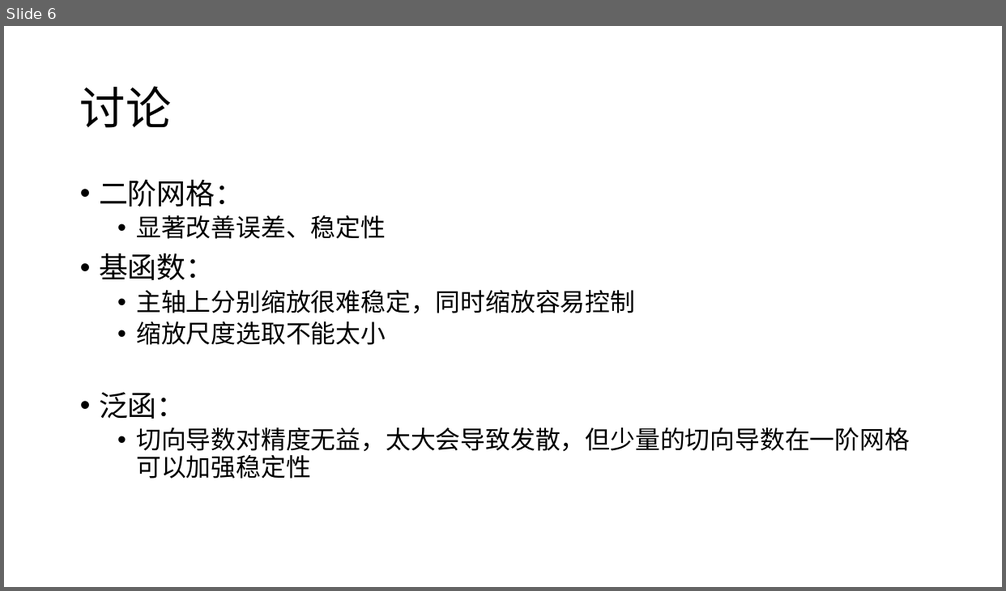
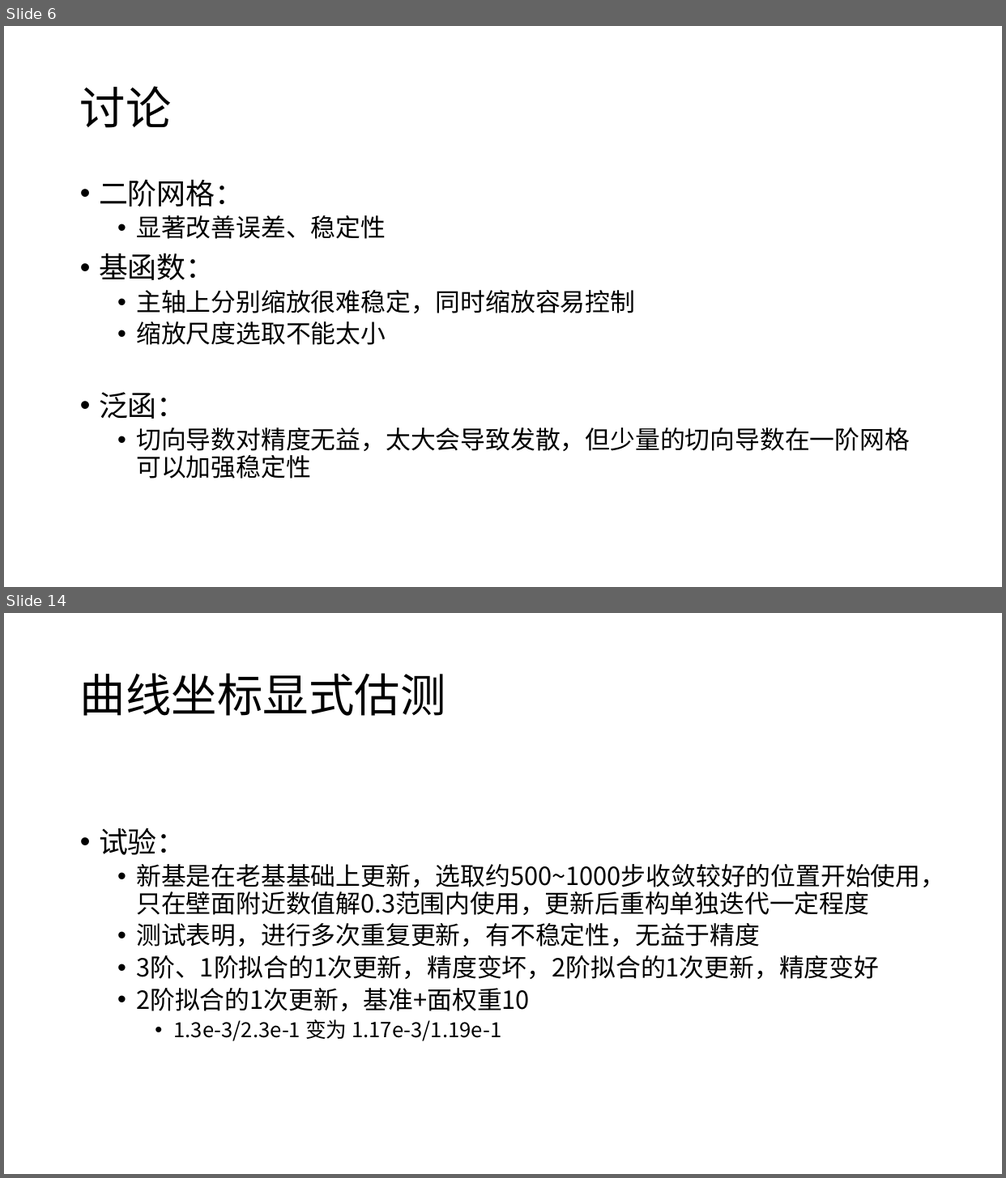
Before and after one commit to harryzhou2000/DNDS, a slide deck: notes/组会20220506.pptx. Shown one above the other, each under a label of ours: slide 6 before the commit, slides 6 and 14 after it; the slides between them are not shown. The pictures are 1006x591 and 1006x1178 pixels, drawn with LibreOffice and Linux fonts; fonts in the diff are those of the drawing. Boxes give left, top, right and bottom in pixels: in the first picture for what was removed or moved away, otherwise in the second. Text is boxed around its words. In the diff, an @@ line names an element or a change of style, - is before the commit and + after.

```diff
--- a/notes/组会20220506.pptx
+++ b/notes/组会20220506.pptx
@@ slide 14 added at (x1=4, y1=613, x2=1002, y2=1174), background #FFFFFF @@
@@ title added at (x1=80, y1=673, x2=446, y2=716), 44 pt, text #000000 @@
+曲线坐标显式估测
@@ text added at (x1=99, y1=828, x2=945, y2=1041), 24 pt, text #000000 @@
+• 试验：
+  • 新基是在老基基础上更新，选取约500~1000步收敛较好的位置开始使用，只在壁面附近数值解0.3范围内使用，更新后重构单独迭代一定程度
+  • 测试表明，进行多次重复更新，有不稳定性，无益于精度
+  • 3阶、1阶拟合的1次更新，精度变坏，2阶拟合的1次更新，精度变好
+  • 2阶拟合的1次更新，基准+面权重10
+    • 1.3e-3/2.3e-1 变为 1.17e-3/1.19e-1
```
Also in this commit, not shown: 7 other slides added, 4 other files.
